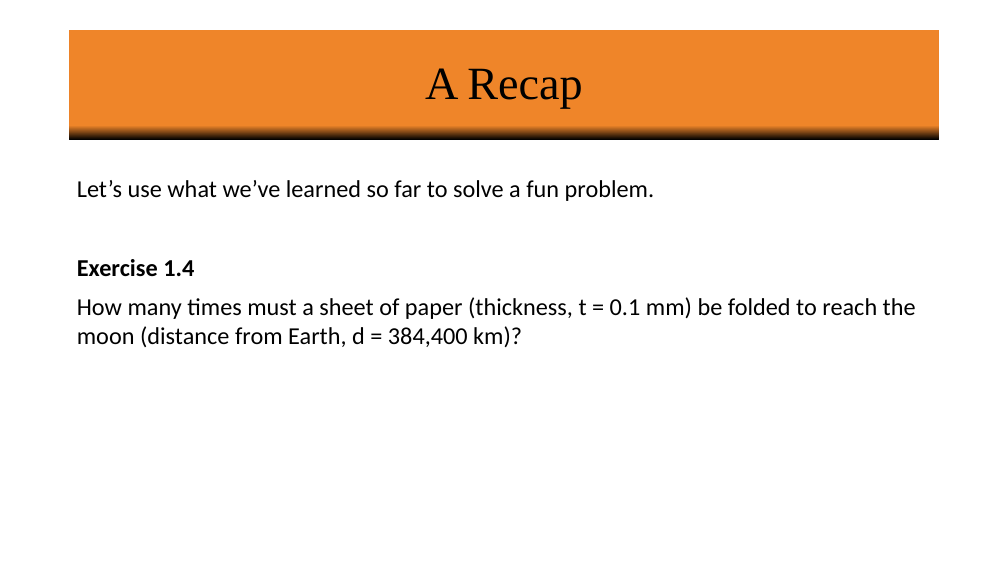
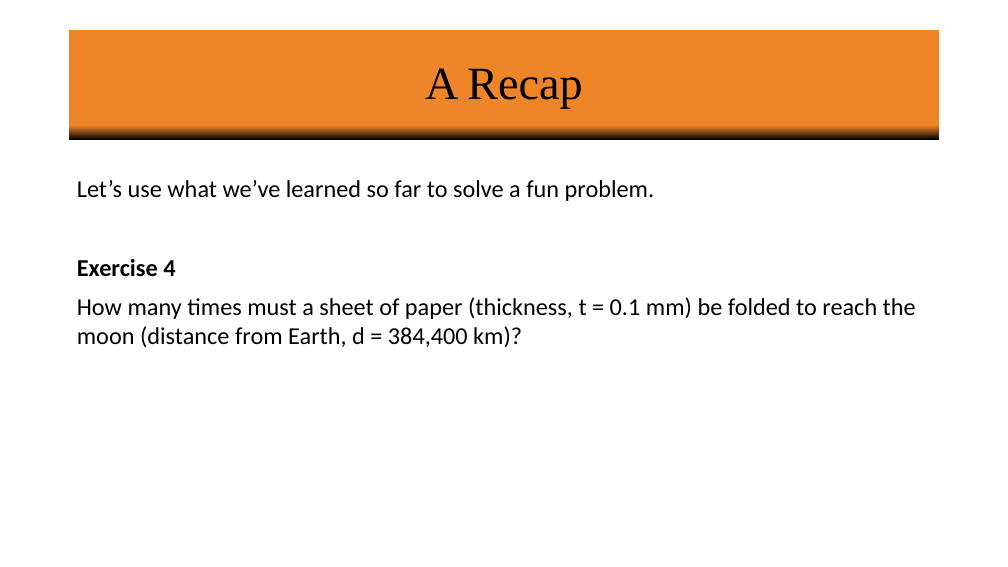
Before and after one commit to vineetbansal/Python-Bootcamp, a slide deck: slide 27 of slides/01 Variables_Operators_Logic_Numerics.pptx. Drawn at 1008x567 pixels with LibreOffice and Linux fonts; fonts in the diff are those of the drawing; background and template pictures are left out. Boxes give left, top, right and bottom in pixels: in the first picture for what was removed or moved away, otherwise in the second. Text is boxed around its words. In the diff, an @@ line names an element or a change of style, - is before the commit and + after.

Commit message:
Updated references to Exercises. Added placeholders for missing notebooks.

```diff
--- a/slides/01 Variables_Operators_Logic_Numerics.pptx
+++ b/slides/01 Variables_Operators_Logic_Numerics.pptx
@@ text at (77, 259, 175, 276): text changed @@
-Exercise 1.4
+Exercise 4
```
Also in this commit, not shown: 2 other slides changed, 1 slide removed, 10 other files.
